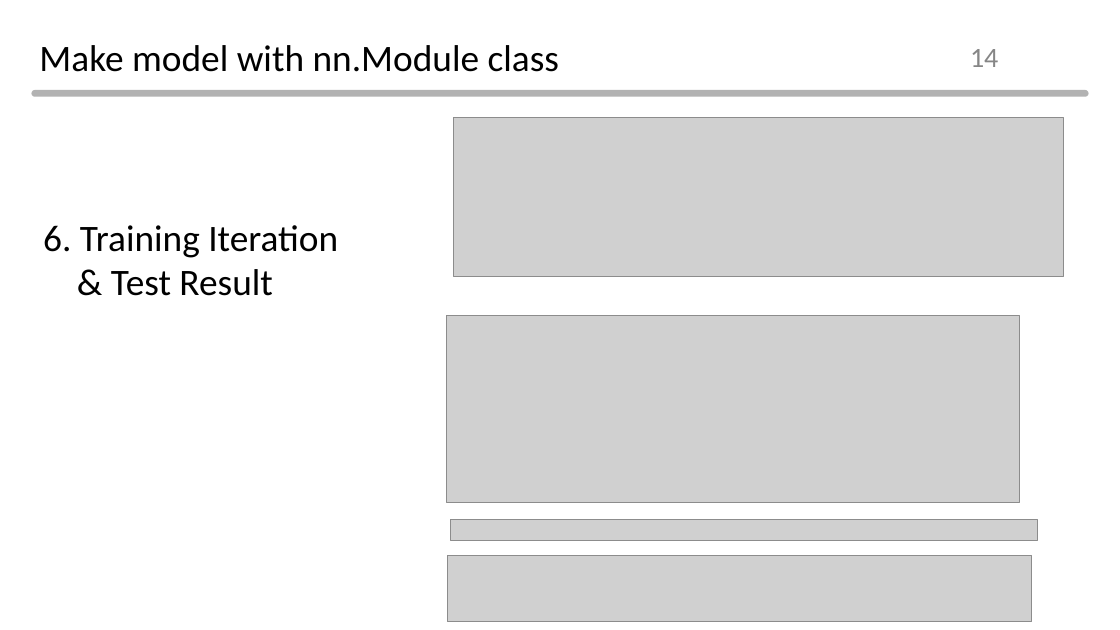
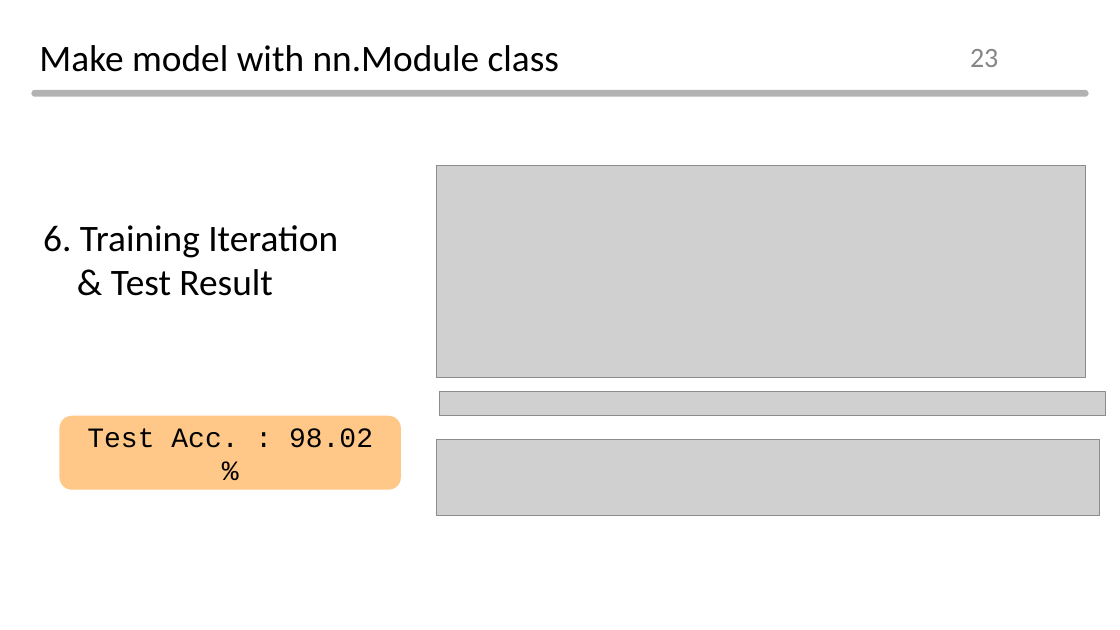
Before and after one commit to Normalist-K/aibd-2021-2, a slide deck: slide 23 of ppt/day3.pptx (slide 14 before the commit). Drawn at 1120x630 pixels with LibreOffice and Linux fonts; fonts in the diff are those of the drawing; grey boxes stand for pictures; background and template pictures are left out. Boxes give left, top, right and bottom in pixels: in the first picture for what was removed or moved away, otherwise in the second. Text is boxed around its words. In the diff, an @@ line names an element or a change of style, - is before the commit and + after.

```diff
--- a/ppt/day3.pptx
+++ b/ppt/day3.pptx
@@ page number at (x1=970, y1=49, x2=998, y2=67): text changed @@
-14
+23
@@ picture removed at (x1=454, y1=118, x2=1064, y2=277) @@
@@ picture resized from (x1=447, y1=315, x2=1019, y2=502) to (x1=436, y1=166, x2=1086, y2=378) @@
@@ rounded rectangle added at (x1=60, y1=416, x2=401, y2=490), fill #FF9313 at 50% opacity, 24 pt, text #000000 @@
+Test Acc. : 98.02 %
@@ picture resized from (x1=450, y1=519, x2=1038, y2=540) to (x1=439, y1=392, x2=1106, y2=416) @@
@@ picture resized from (x1=447, y1=555, x2=1032, y2=622) to (x1=437, y1=439, x2=1100, y2=515) @@
```
Also in this commit, not shown: 22 other slides changed, 15 slides added, 3 slides removed, 11 other files.
